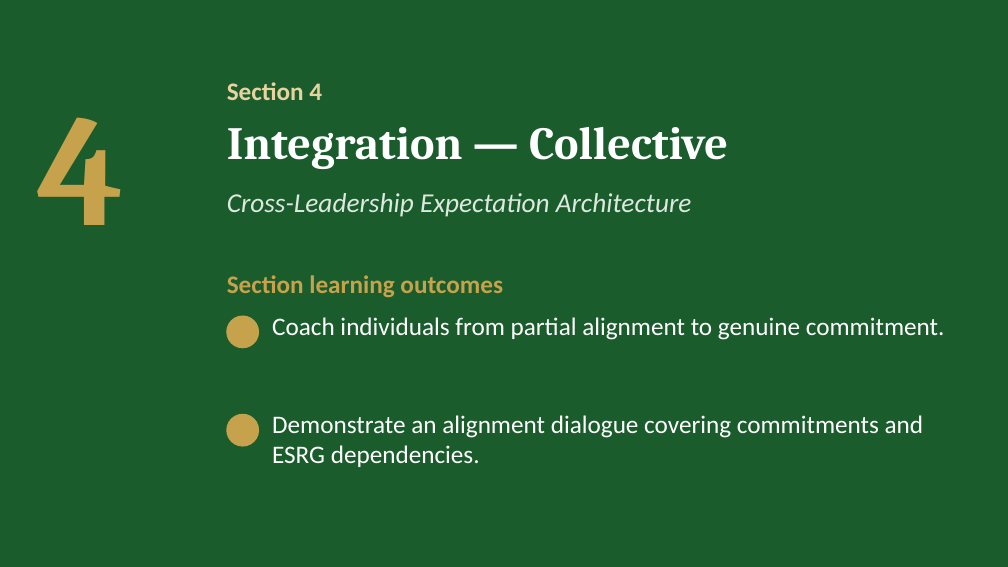
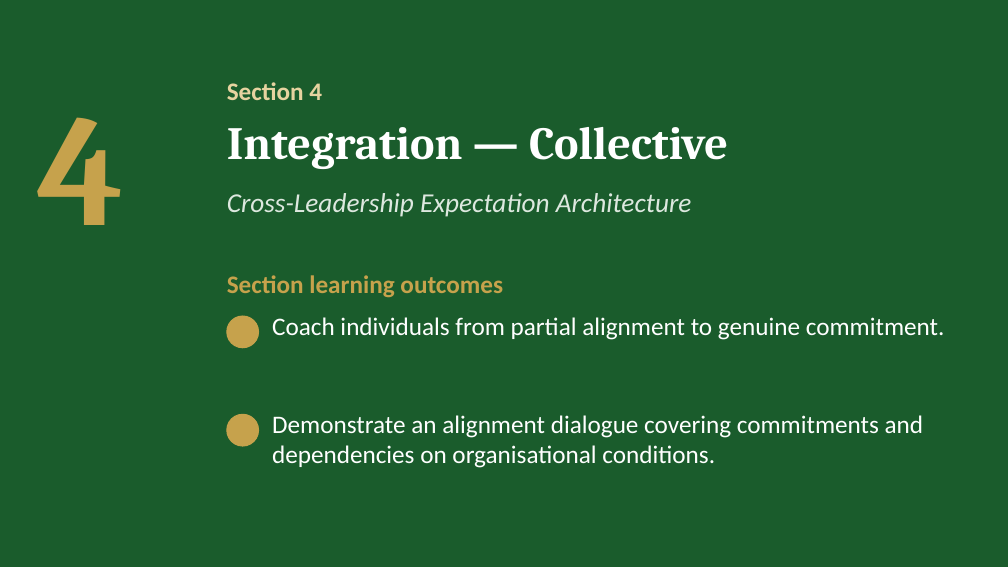
Before and after one commit to IBSL26/ibsl-platform, a slide deck: slide 21 of Unit decks/Unit 07 - Establishing Performance Expectations.pptx (slide 18 before the commit). Drawn at 1008x567 pixels with LibreOffice and Linux fonts; fonts in the diff are those of the drawing; background and template pictures are left out. Boxes give left, top, right and bottom in pixels: in the first picture for what was removed or moved away, otherwise in the second. Text is boxed around its words. In the diff, an @@ line names an element or a change of style, - is before the commit and + after.

```diff
--- a/Unit decks/Unit 07 - Establishing Performance Expectations.pptx
+++ b/Unit decks/Unit 07 - Establishing Performance Expectations.pptx
@@ text at (272, 415, 924, 468): text changed @@
-Demonstrate an alignment dialogue covering commitments and ESRG dependencies.
+Demonstrate an alignment dialogue covering commitments and dependencies on organisational conditions.
```
Also in this commit, not shown: 5 other slides changed, 3 slides added, 38 other files.
